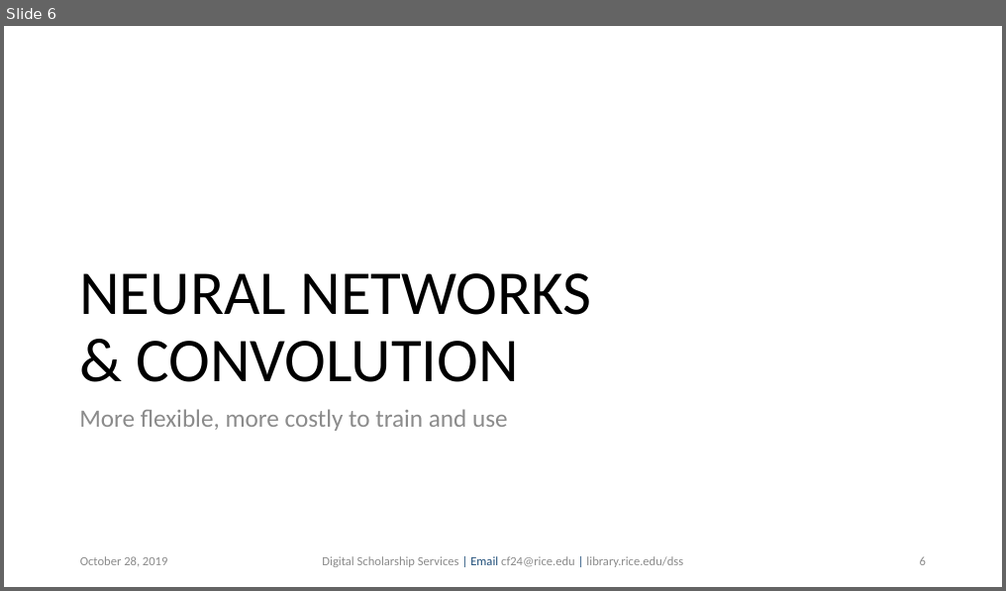
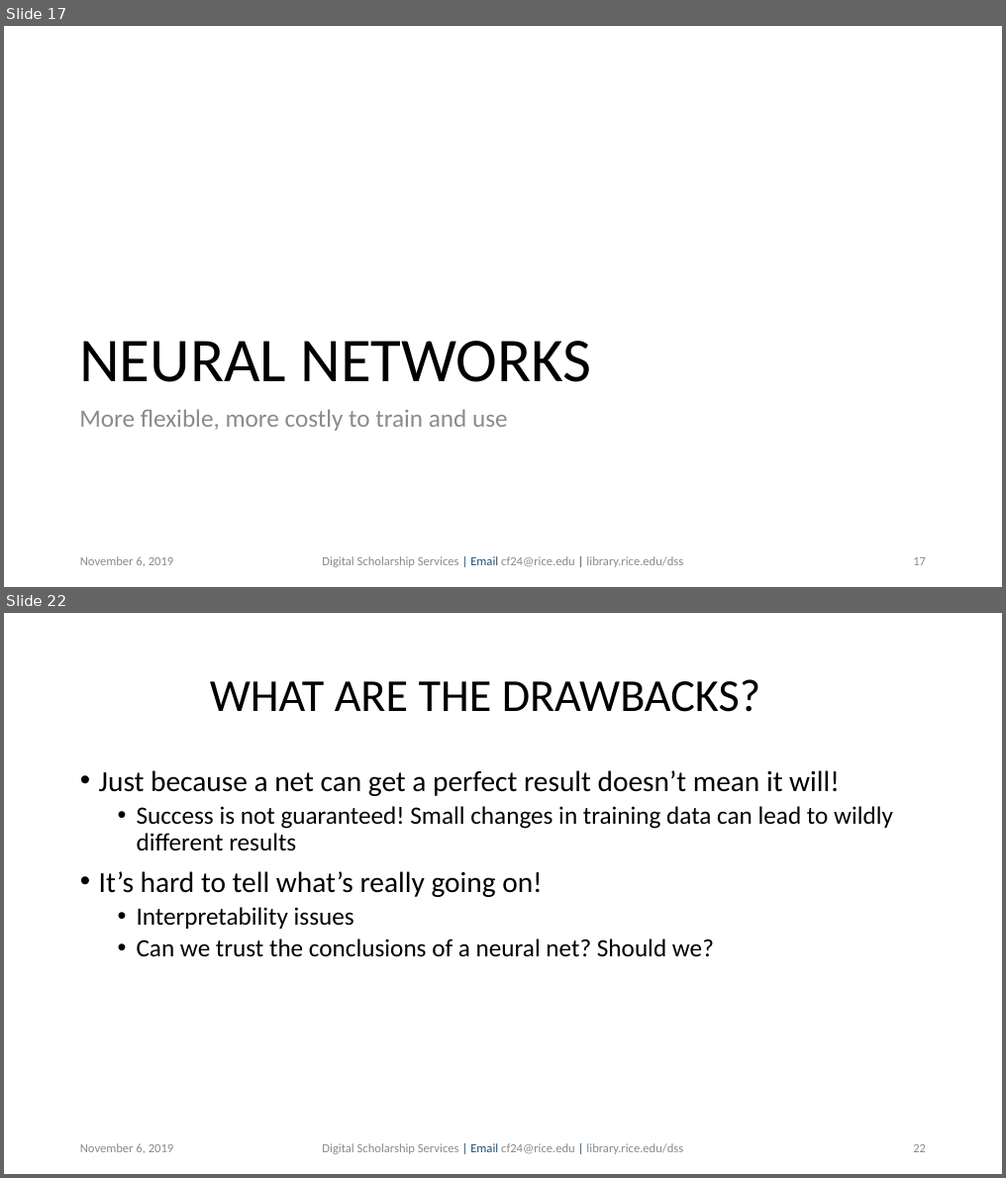
Before and after one commit to bakitybacon/rice-data-and-donuts, a slide deck: tf/Introduction to TensorFlow.pptx. Shown one above the other, each under a label of ours: slide 6 before the commit, slides 17 and 22 after it; the slides between them are not shown. The pictures are 1006x591 and 1006x1178 pixels, drawn with LibreOffice and Linux fonts; fonts in the diff are those of the drawing; background and template pictures are left out. Boxes give left, top, right and bottom in pixels: in the first picture for what was removed or moved away, otherwise in the second. Text is boxed around its words. In the diff, an @@ line names an element or a change of style, - is before the commit and + after.

```diff
--- a/tf/Introduction to TensorFlow.pptx
+++ b/tf/Introduction to TensorFlow.pptx
@@ slide 22 added at (4,613,1002,1174), background #FFFFFF @@
@@ title added at (210,679,760,712), 44 pt, text #000000 @@
+WHAT ARE THE DRAWBACKS?
@@ text added at (99,770,893,958), 24 pt, text #000000 @@
+• Just because a net can get a perfect result doesn’t mean it will!
+  • Success is not guaranteed! Small changes in training data can lead to wildly different results
+• It’s hard to tell what’s really going on!
+  • Interpretability issues
+  • Can we trust the conclusions of a neural net? Should we?
@@ text added at (80,1144,174,1154), 12 pt, text #8C8C8C @@
+November 6, 2019
@@ text added at (322,1144,683,1155), 12 pt, text #8C8C8C @@
+Digital Scholarship Services | Email cf24@rice.edu | library.rice.edu/dss
@@ page number added at (913,1145,926,1153), 12 pt, text #8C8C8C @@
+22
@@ what was slide 6 is now slide 17 @@
@@ slide 17 changed as well @@
@@ title at (79,341,591,382): text changed @@
-NEURAL NETWORKS
-& CONVOLUTION
+NEURAL NETWORKS
@@ text at (80,557,174,567): text changed @@
-October 28, 2019
+November 6, 2019
@@ page number at (913,558,926,566): text changed @@
-6
+17
```
Also in this commit, not shown: 9 other slides changed, 21 other slides added, 2 slides removed, 1 other file.
